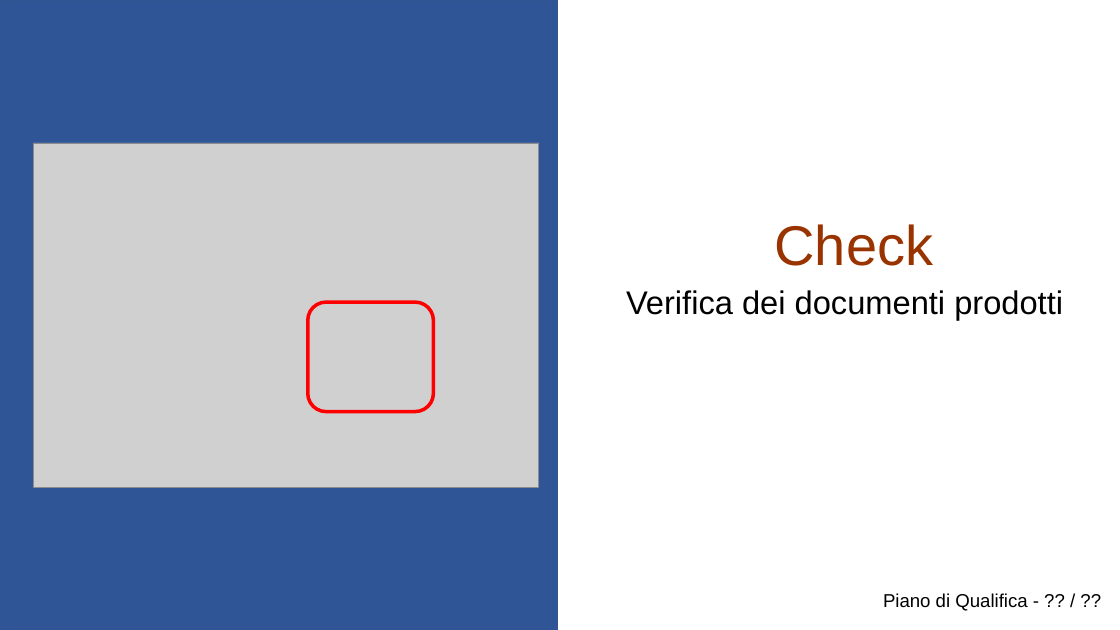
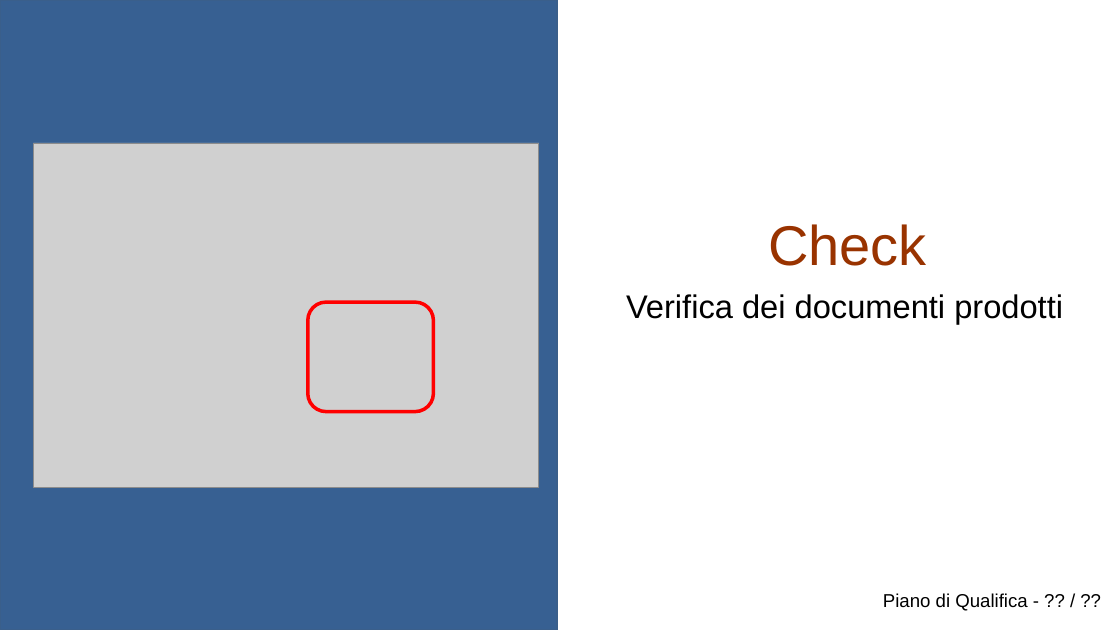
Before and after one commit to KaleidosCodeTeam/SWEDesigner, a slide deck: slide 27 of Presentazione/KaleidosCode_RR.pptx. Drawn at 1120x630 pixels with LibreOffice and Linux fonts; fonts in the diff are those of the drawing; grey boxes stand for pictures. Boxes give left, top, right and bottom in pixels: in the first picture for what was removed or moved away, otherwise in the second. Text is boxed around its words. In the diff, an @@ line names an element or a change of style, - is before the commit and + after.

```diff
--- a/Presentazione/KaleidosCode_RR.pptx
+++ b/Presentazione/KaleidosCode_RR.pptx
@@ text "Check": place and size @@
-text "Check" at (775,224,934,266)
+text "Check" at (768,224,927,266)
@@ text "Verifica dei documenti prodotti" at (626,294,1063,324): line spacing 0.9 to 1; less space between paragraphs @@
```
Also in this commit, not shown: 35 other slides changed, 1 other file.
